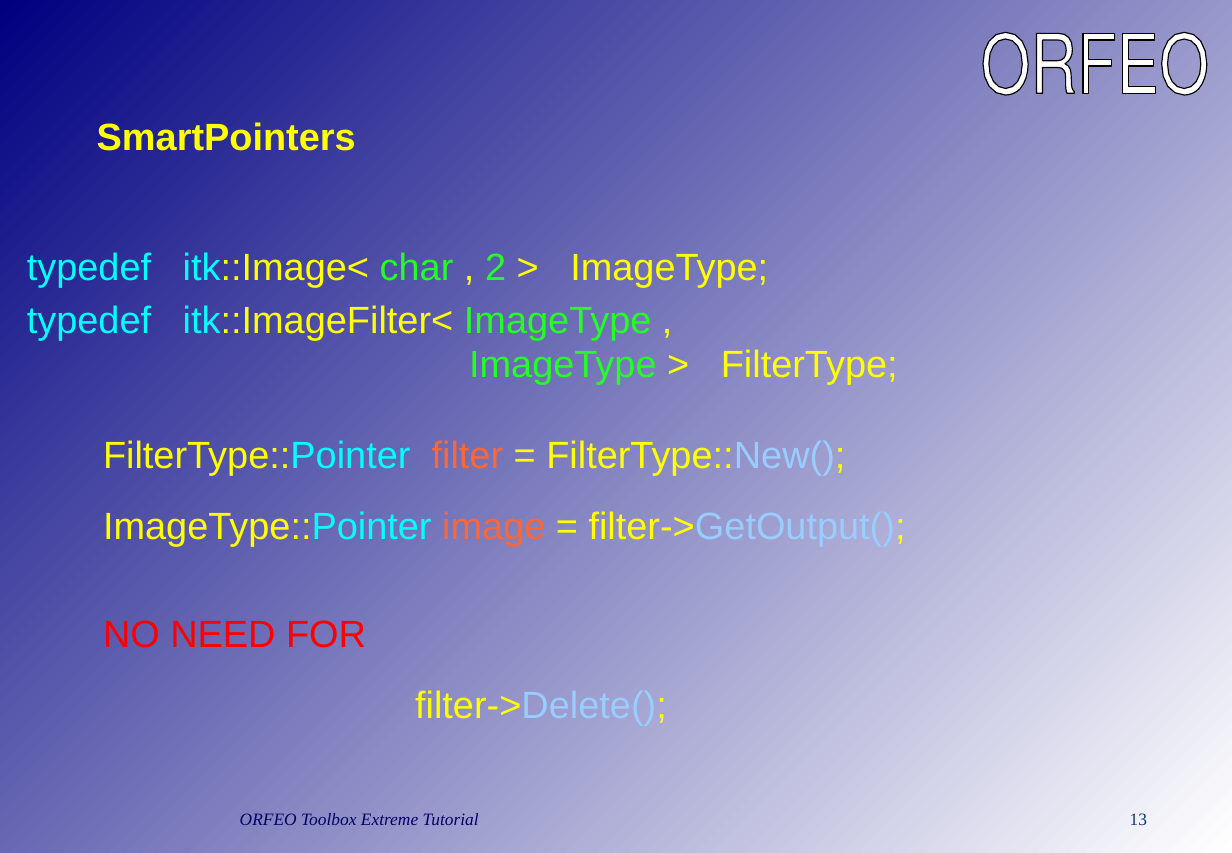
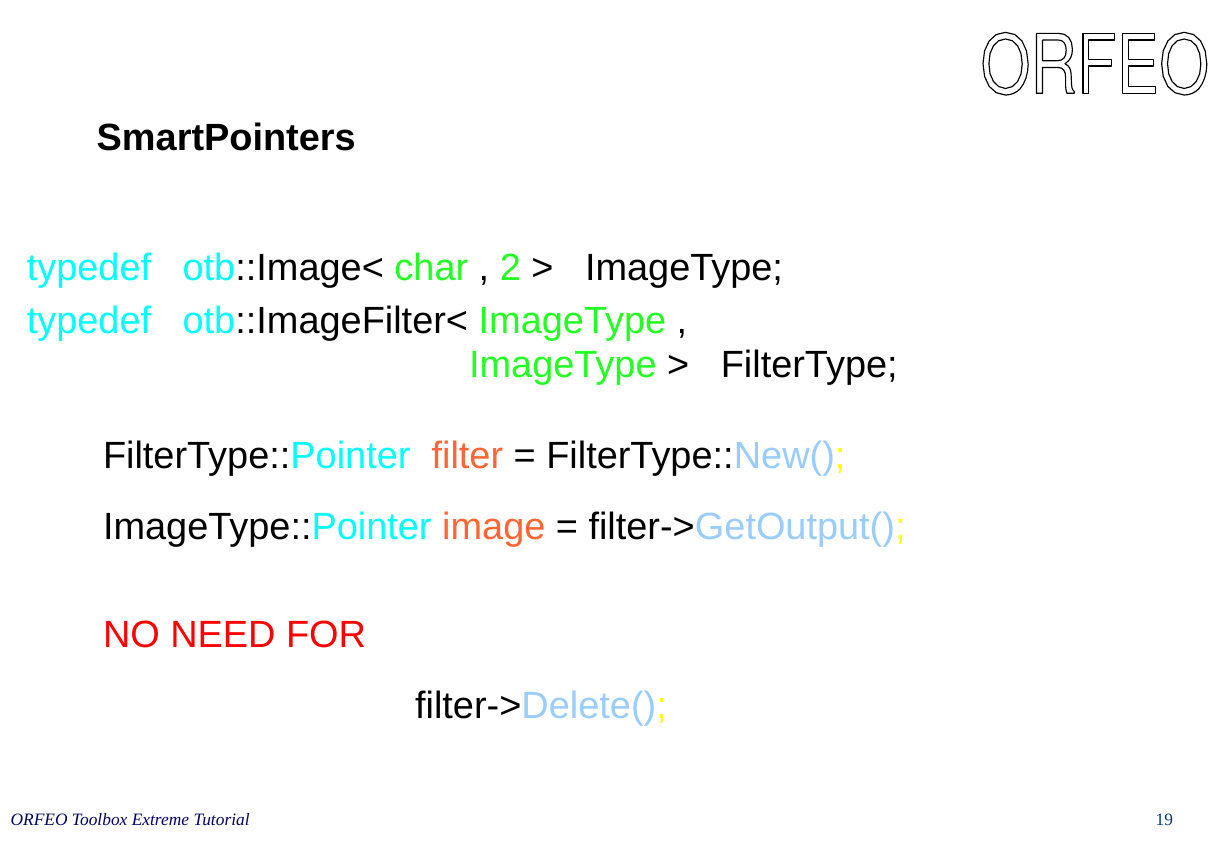
Before and after one commit to orfeotoolbox/OTB-Documents, a slide deck: slide 19 of CourseWare/OTBIn90Minutes.ppt (slide 13 before the commit). Drawn at 1232x853 pixels with LibreOffice and Linux fonts; fonts in the diff are those of the drawing. Boxes give left, top, right and bottom in pixels: in the first picture for what was removed or moved away, otherwise in the second. Text is boxed around its words. In the diff, an @@ line names an element or a change of style, - is before the commit and + after.

```diff
--- a/CourseWare/OTBIn90Minutes.ppt
+++ b/CourseWare/OTBIn90Minutes.ppt
@@ background gradient #000080 to #FFFFFF to #FFFFFF @@
@@ title "SmartPointers" at (97, 122, 356, 151): text colour #FFFF00 to #000000 @@
@@ text at (27, 252, 898, 384): text changed; text colour #FFFF00 to #000000 @@
-typedef itk::Image< char , 2 > ImageType;
-typedef itk::ImageFilter< ImageType ,
-ImageType > FilterType;
+typedef otb::Image< char , 2 > ImageType;
+typedef otb::ImageFilter< ImageType ,
+ImageType > FilterType;
@@ text "FilterType::Pointer filter = FilterType::New();" at (103, 440, 906, 546): text colour #FFFF00 to #000000 in "FilterType::Pointer = FilterType::New();", "ImageType::Pointer = filter->GetOutput();" @@
@@ text "NO NEED FOR" at (103, 620, 667, 725): text colour #FFFF00 to #000000 in "filter->Delete();" @@
@@ text "ORFEO Toolbox Extreme Tutorial": place and size @@
-text "ORFEO Toolbox Extreme Tutorial" at (240, 813, 479, 825)
+text "ORFEO Toolbox Extreme Tutorial" at (11, 813, 250, 825)
@@ page number removed at (1130, 813, 1147, 825) @@
-13
@@ page number added at (1156, 813, 1173, 825), 11 pt, text #09367A @@
+19
```
Also in this commit, not shown: 23 other slides changed, 8 slides added, 3 slides removed.
